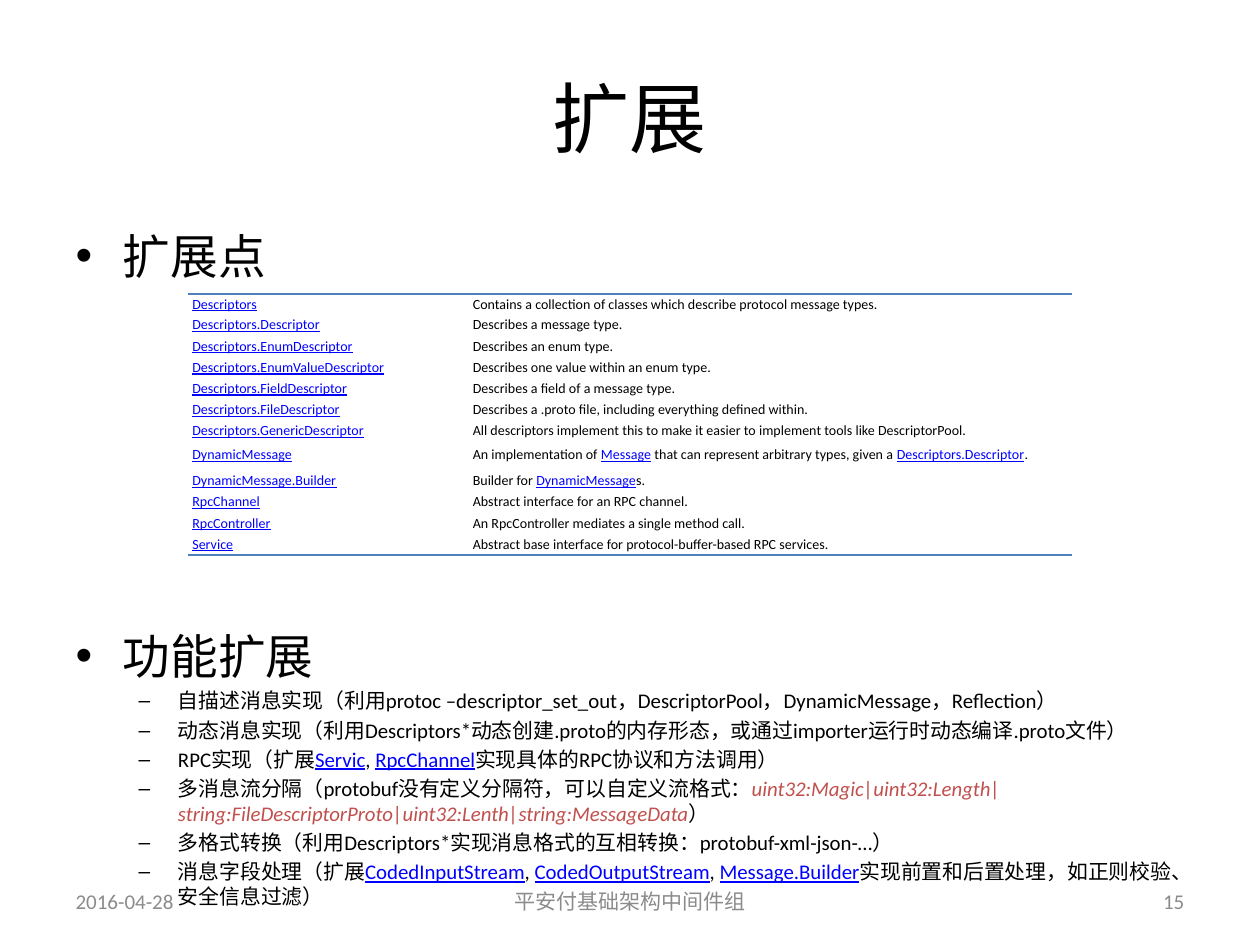
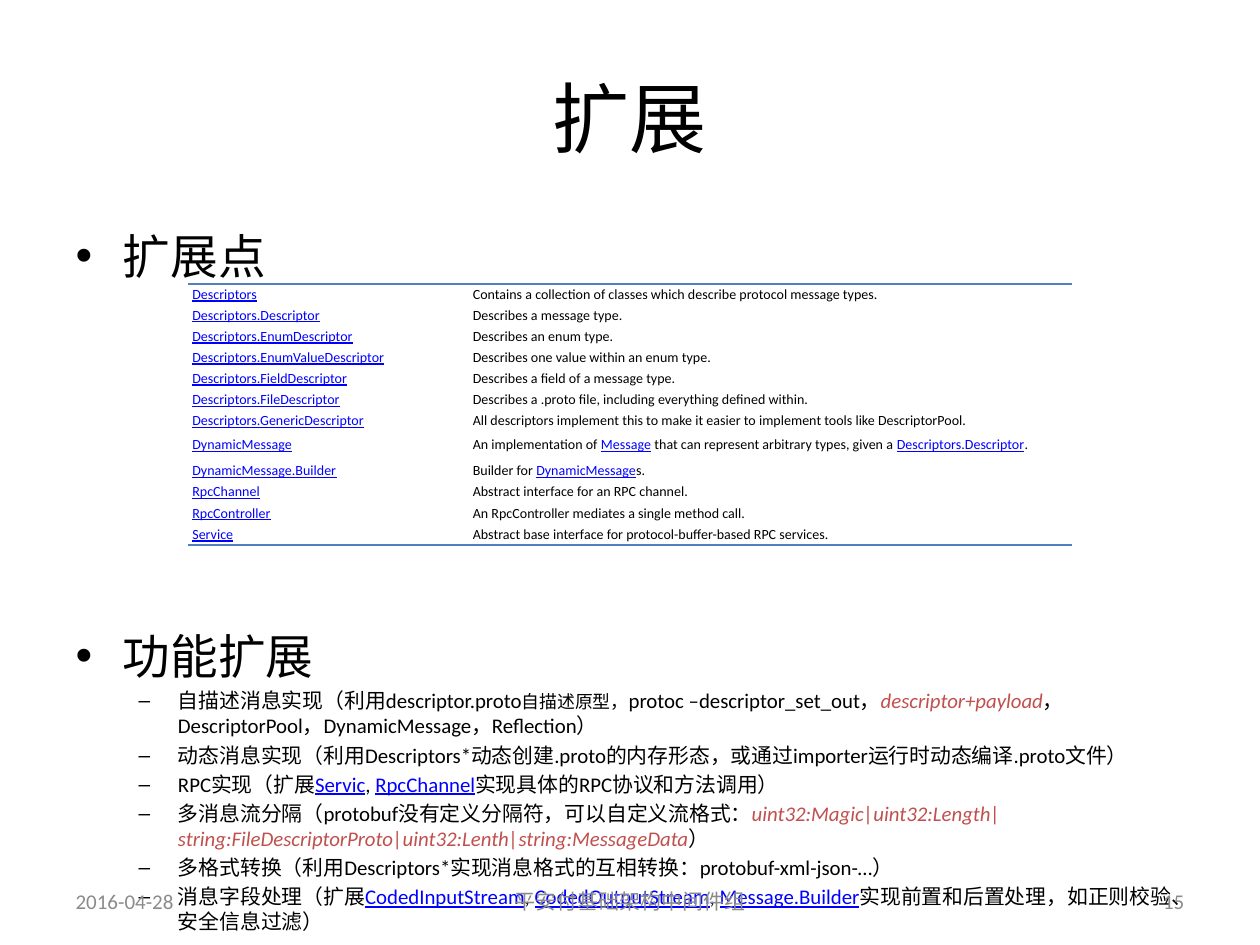
Before and after one commit to guhanjie/Knowledge-sharing, a slide deck: slide 15 of ProtocolBuffer简介——by顾汉杰.pptx. Drawn at 1260x945 pixels with LibreOffice and Linux fonts; fonts in the diff are those of the drawing. Boxes give left, top, right and bottom in pixels: in the first picture for what was removed or moved away, otherwise in the second. Text is boxed around its words. In the diff, an @@ line names an element or a change of style, - is before the commit and + after.

```diff
--- a/ProtocolBuffer简介——by顾汉杰.pptx
+++ b/ProtocolBuffer简介——by顾汉杰.pptx
@@ table: place and size @@
-table at bbox=[188, 294, 1072, 716]
+table at bbox=[188, 284, 1072, 546]
@@ text at bbox=[178, 690, 1064, 737]: text changed @@
-  – 自描述消息实现（利用protoc –descriptor_set_out，DescriptorPool，DynamicMessage，Reflection）
+  – 自描述消息实现（利用descriptor.proto自描述原型，protoc –descriptor_set_out，descriptor+payload，DescriptorPool，DynamicMessage，Reflection）
```
Also in this commit, not shown: 5 other slides changed, 2 slides added, 1 other file.
